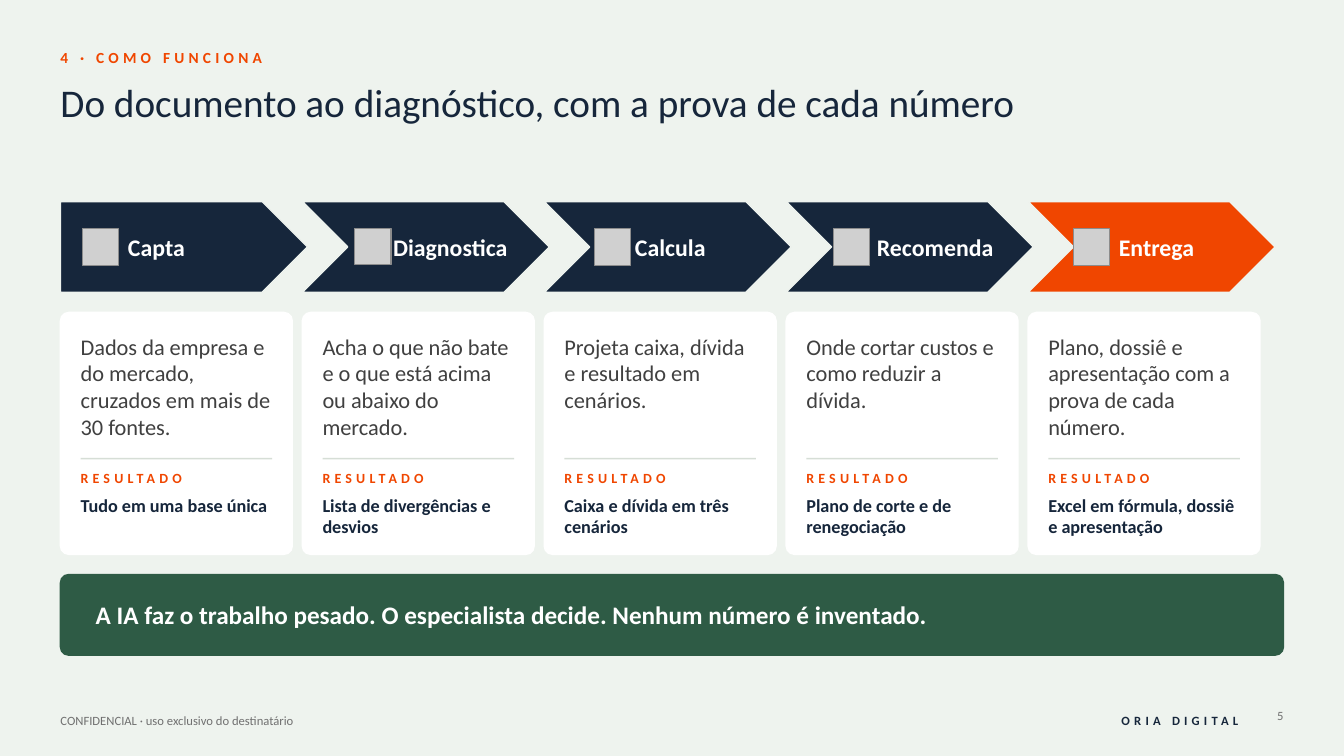
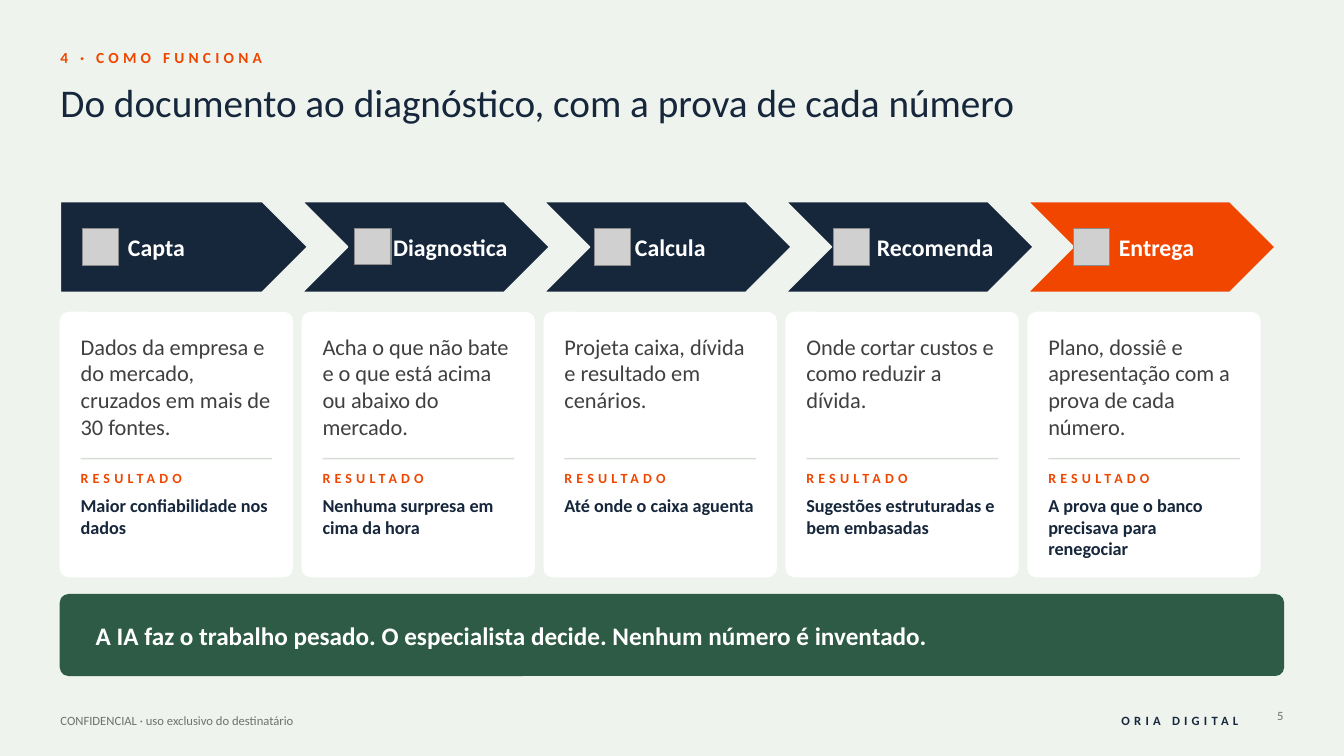
Before and after one commit to rodrigovaroto-wq/Oria-Digital, a slide deck: slide 5 of Apresentações/Business Plan Oria Digital/1_entrega/Business_Plan_Oria_Digital_v3.pptx. Drawn at 1344x756 pixels with LibreOffice and Linux fonts; fonts in the diff are those of the drawing; grey boxes stand for pictures. Boxes give left, top, right and bottom in pixels: in the first picture for what was removed or moved away, otherwise in the second. Text is boxed around its words. In the diff, an @@ line names an element or a change of style, - is before the commit and + after.

```diff
--- a/Apresentações/Business Plan Oria Digital/1_entrega/Business_Plan_Oria_Digital_v3.pptx
+++ b/Apresentações/Business Plan Oria Digital/1_entrega/Business_Plan_Oria_Digital_v3.pptx
@@ rounded rectangle: place and size @@
-rounded rectangle at bbox=[60, 313, 292, 555]
+rounded rectangle at bbox=[60, 313, 292, 577]
@@ rounded rectangle: place and size @@
-rounded rectangle at bbox=[302, 313, 534, 555]
+rounded rectangle at bbox=[302, 313, 534, 577]
@@ rounded rectangle: place and size @@
-rounded rectangle at bbox=[544, 313, 776, 555]
+rounded rectangle at bbox=[544, 313, 776, 577]
@@ rounded rectangle: place and size @@
-rounded rectangle at bbox=[786, 313, 1018, 555]
+rounded rectangle at bbox=[786, 313, 1018, 577]
@@ rounded rectangle: place and size @@
-rounded rectangle at bbox=[1028, 313, 1260, 555]
+rounded rectangle at bbox=[1028, 313, 1260, 577]
@@ text at bbox=[81, 499, 268, 534]: text changed @@
-Tudo em uma base única
+Maior confiabilidade nos dados
@@ text at bbox=[323, 499, 494, 534]: text changed @@
-Lista de divergências e desvios
+Nenhuma surpresa em cima da hora
@@ text at bbox=[564, 499, 754, 515]: text changed @@
-Caixa e dívida em três cenários
+Até onde o caixa aguenta
@@ text at bbox=[806, 499, 994, 534]: text changed @@
-Plano de corte e de renegociação
+Sugestões estruturadas e bem embasadas
@@ text at bbox=[1048, 499, 1203, 558]: text changed @@
-Excel em fórmula, dossiê e apresentação
+A prova que o banco precisava para renegociar
@@ rounded rectangle: place and size @@
-rounded rectangle at bbox=[60, 575, 1284, 655]
+rounded rectangle at bbox=[60, 595, 1284, 676]
@@ text "A IA faz o trabalho ...": place and size @@
-text "A IA faz o trabalho ..." at bbox=[96, 606, 927, 628]
+text "A IA faz o trabalho ..." at bbox=[96, 627, 927, 649]
```
Also in this commit, not shown: 9 other slides changed, 19 other files.
